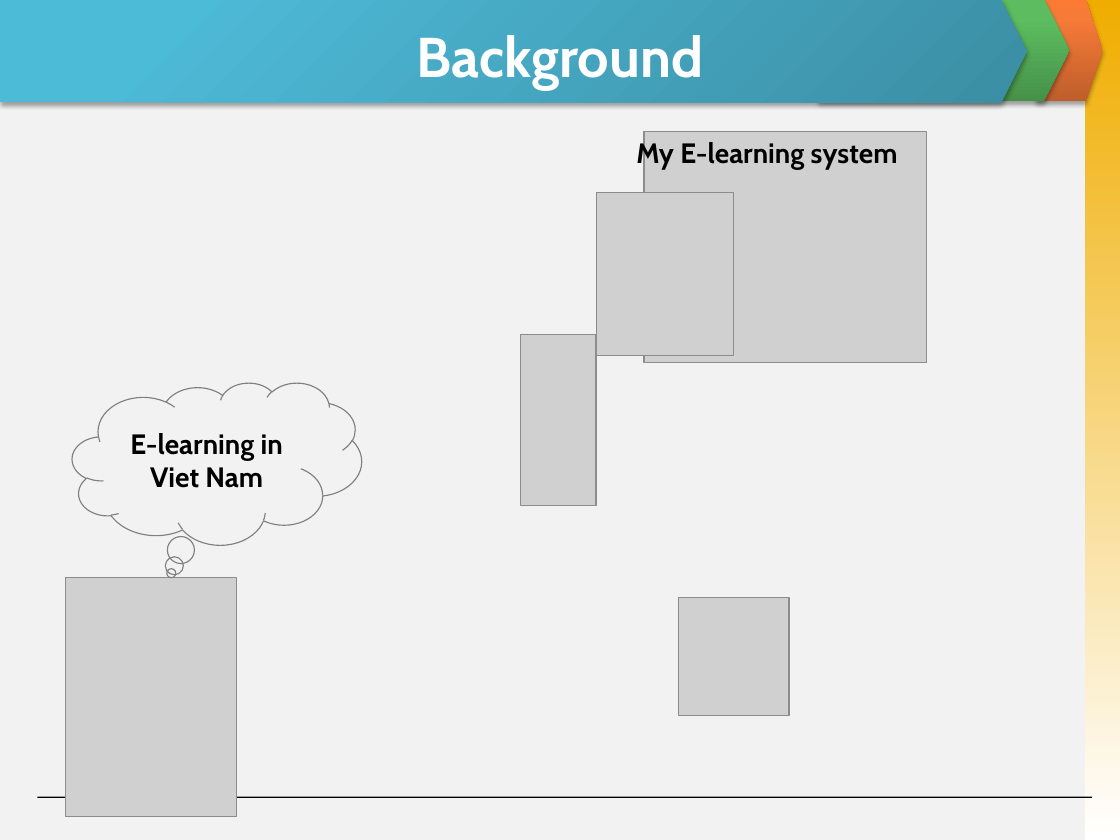
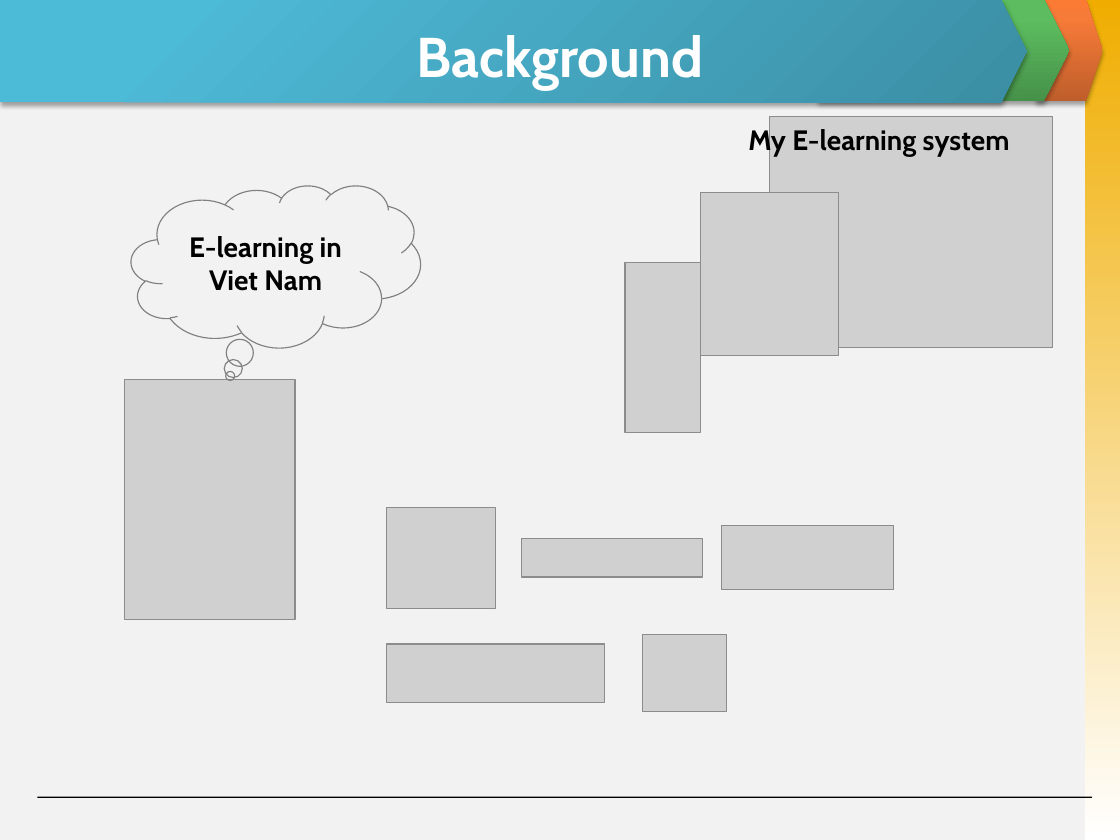
Before and after one commit to skyview059/e-learning-website, a slide deck: slide 5 of Document/Final report/Slide Present E-Learning.pptx. Drawn at 1120x840 pixels with LibreOffice and Linux fonts; fonts in the diff are those of the drawing; grey boxes stand for pictures. Boxes give left, top, right and bottom in pixels: in the first picture for what was removed or moved away, otherwise in the second. Text is boxed around its words. In the diff, an @@ line names an element or a change of style, - is before the commit and + after.

```diff
--- a/Document/Final report/Slide Present E-Learning.pptx
+++ b/Document/Final report/Slide Present E-Learning.pptx
@@ text "My E-learning system": place and size @@
-text "My E-learning system" at box(636, 140, 898, 170)
+text "My E-learning system" at box(748, 126, 1010, 156)
@@ picture: place and size @@
-picture at box(644, 131, 926, 362)
+picture at box(769, 116, 1052, 347)
@@ thought cloud "E-learning in Viet Nam": place and size @@
-thought cloud "E-learning in Viet Nam" at box(73, 383, 362, 545)
+thought cloud "E-learning in Viet Nam" at box(131, 186, 420, 348)
@@ picture: place and size @@
-picture at box(596, 193, 734, 356)
+picture at box(701, 193, 839, 356)
@@ picture: place and size @@
-picture at box(521, 335, 597, 505)
+picture at box(625, 262, 701, 432)
@@ picture: place and size @@
-picture at box(65, 577, 236, 816)
+picture at box(124, 380, 296, 619)
@@ picture added at box(386, 507, 495, 609) @@
@@ picture added at box(522, 539, 702, 577) @@
@@ picture added at box(721, 525, 894, 589) @@
@@ picture removed at box(679, 597, 790, 715) @@
@@ picture added at box(386, 644, 605, 702) @@
@@ picture added at box(643, 635, 727, 712) @@
```
Also in this commit, not shown: 11 other slides changed, 3 slides added, 3 slides removed.
